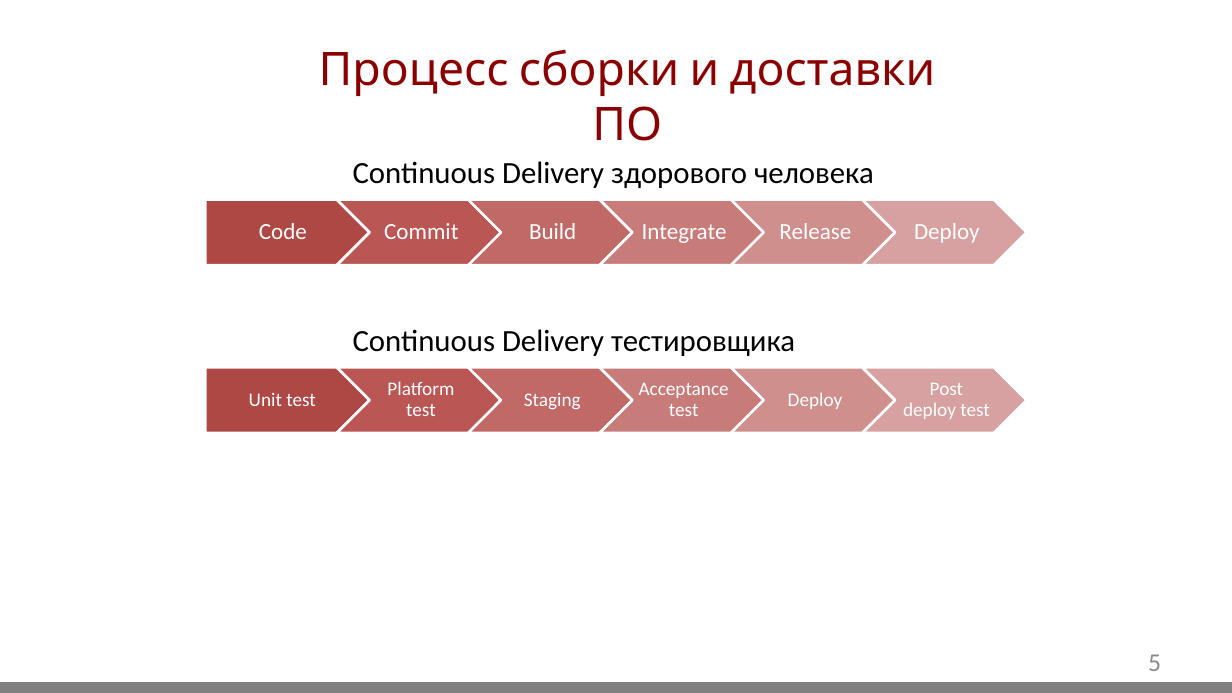
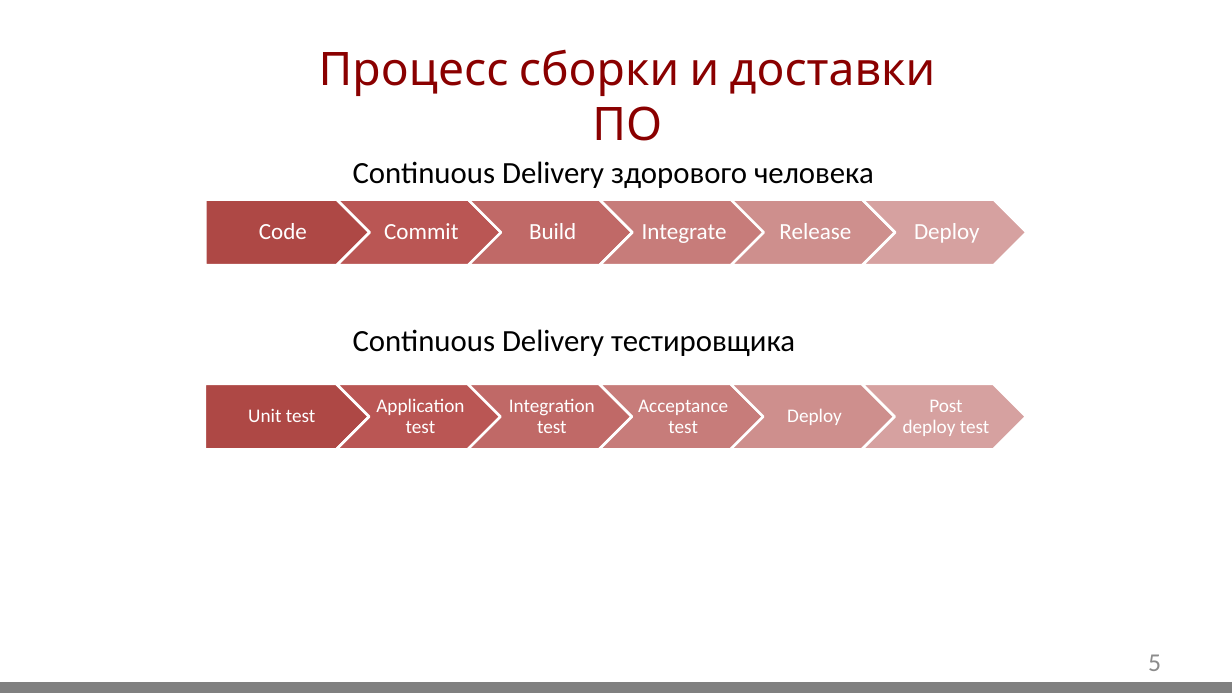
Before and after one commit to GidMaster/qa-courses, a slide deck: slide 5 of lection.pptx. Drawn at 1232x693 pixels with LibreOffice and Linux fonts; fonts in the diff are those of the drawing; background and template pictures are left out. Boxes give left, top, right and bottom in pixels: in the first picture for what was removed or moved away, otherwise in the second. Text is boxed around its words. In the diff, an @@ line names an element or a change of style, - is before the commit and + after.

```diff
--- a/lection.pptx
+++ b/lection.pptx
@@ 5 chevrons, 4 texts, 1 pentagon arrow: place and size @@
-5 chevrons, 4 texts, 1 pentagon arrow at bbox=[205, 367, 1027, 433]
+5 chevrons, 4 texts, 1 pentagon arrow at bbox=[205, 384, 1027, 449]
@@ text at bbox=[376, 398, 464, 433]: text changed @@
-Platform test
+Application test
@@ text added at bbox=[509, 399, 595, 433], 15 pt, text #FFFFFF @@
+Integration test
@@ text removed at bbox=[524, 393, 581, 410] @@
-Staging
```
Also in this commit, not shown: 1 other slide changed, 1 slide added.
